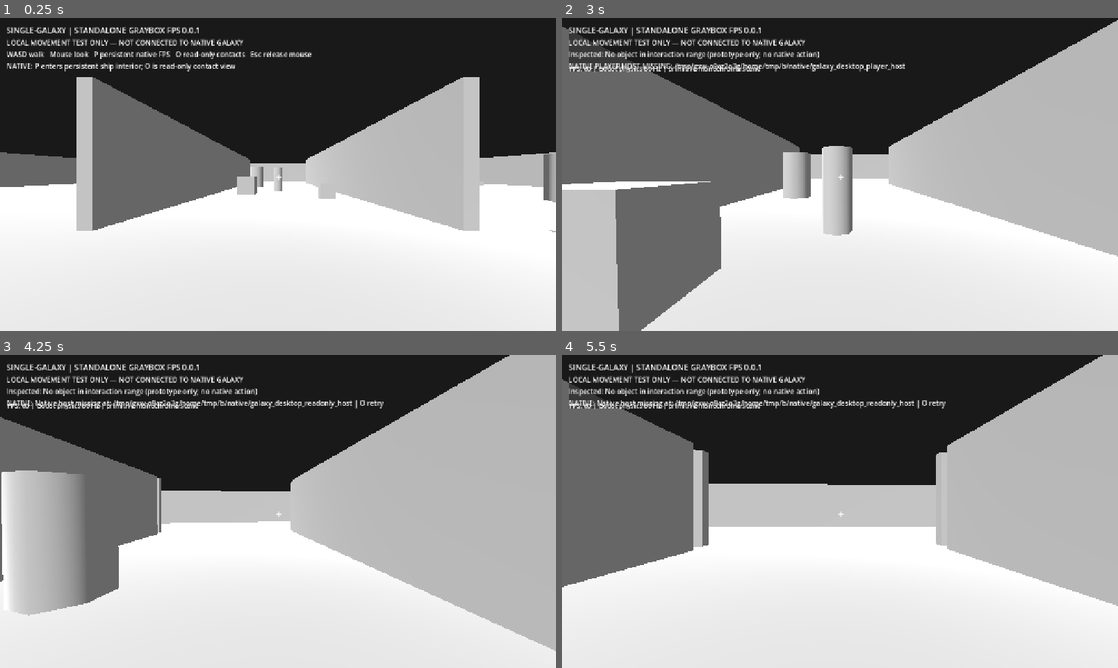
Above: before the commit, frames 1-4 (two rows, left to right).
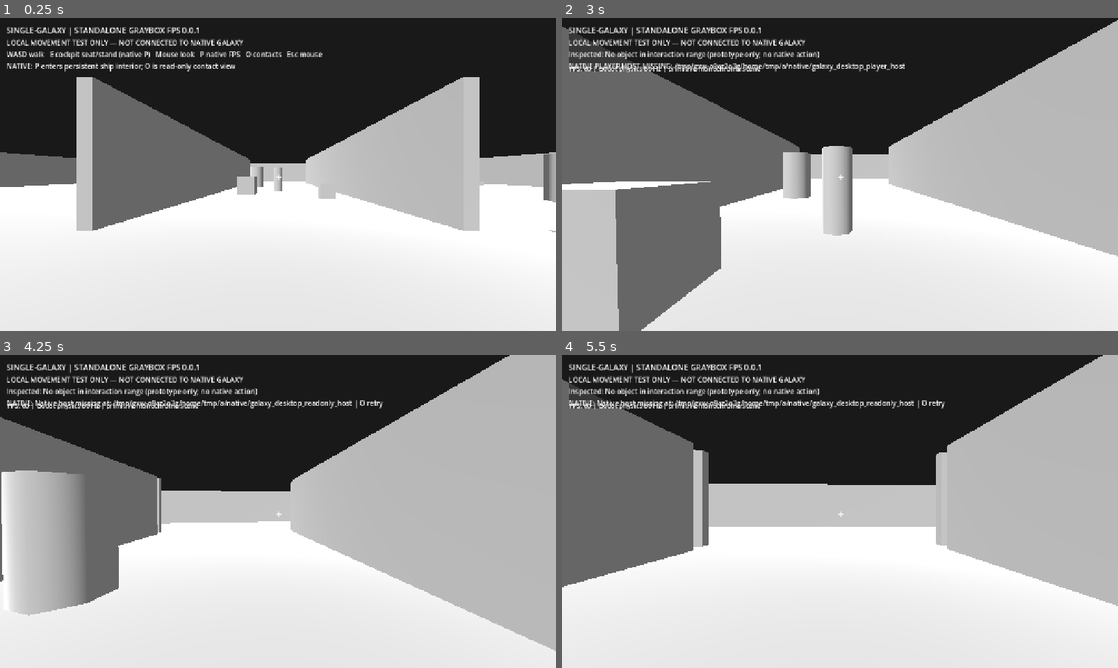
Above: after the commit, the same moments.

Repository: vjmichael/Single-galaxy
Game: Godot game, scene res://world/main.tscn
Two runs of this game, one before a commit and one after it. Both use one fixed random seed, a clock stepped at 60 frames per second and the inputs below.
Inputs (mouse positions are in pixels of both pictures, inside the frame that each line leads up to):
- Up to frame 1 (0.25 s): no input
- Up to frame 2 (3 s): tap Enter at 0.5 s; move the mouse to (867, 174) at 0.52 s; hold W (fps_forward) from 0.53 s (still down); tap E (fps_inspect) at 0.6 s; click (867, 174) at 0.67 s; tap Space (fps_jump) at 0.77, 1.52 s; move the mouse to (812, 174) at 1.27 s; tap Shift (fps_run) at 1.35 s; click (812, 174) at 1.42 s; move the mouse to (851, 168) at 2.02 s; tap B at 2.1 s; click (851, 168) at 2.17 s; move the mouse to (834, 180) at 2.77 s; tap P at 2.85 s; click (834, 180) at 2.92 s
- Up to frame 3 (4.25 s): keep holding W (fps_forward); tap Space (fps_jump) at 3.02, 3.77 s; move the mouse to (316, 514) at 3.52 s; tap O at 3.6 s; click (316, 514) at 3.67 s
- Up to frame 4 (5.5 s): keep holding W (fps_forward); move the mouse to (795, 508) at 4.27 s; tap E (fps_inspect) at 4.35 s; click (795, 508) at 4.42 s; tap Space (fps_jump) at 4.52 s; move the mouse to (845, 511) at 5.02 s; hold Shift (fps_run) from 5.03 s (still down); click (845, 511) at 5.17 s

The runs differ from the first frame. In frame 1, 0.6% of the frame differs, in the area x 9-58%, y 10-14%; in frame 2, 0.2%; in frame 3, 0.2%; in frame 4, 0.2%.

Commit message:
FP3D-03A: bind E to native-only cockpit seat intent and lock walking when seated

Diff:
--- a/desktop_godot/world/main.gd
+++ b/desktop_godot/world/main.gd
@@ -38,6 +38,7 @@
 	native_player_session.status_changed.connect(_on_native_player_status)
 	native_player_session.connection_changed.connect(_on_native_player_connection)
 	player.native_motion_intent.connect(_on_native_player_intent)
+	player.native_seat_intent.connect(_on_native_player_seat_intent)
 
 func _setup_environment() -> void:
 	var env := Environment.new()
@@ -150,7 +151,7 @@
 	subtitle.text = "LOCAL MOVEMENT TEST ONLY — NOT CONNECTED TO NATIVE GALAXY"
 	contents.add_child(subtitle)
 	status_label = Label.new()
-	status_label.text = "WASD walk   Mouse look   P persistent native FPS   O read-only contacts   Esc release mouse"
+	status_label.text = "WASD walk   E cockpit seat/stand (native P)   Mouse look   P native FPS   O contacts   Esc mouse"
 	contents.add_child(status_label)
 	native_label = Label.new()
 	native_label.text = "NATIVE: P enters persistent ship interior; O is read-only contact view"
@@ -192,6 +193,10 @@
 	if is_instance_valid(player):
 		player.use_native_authority(connected)
 
+func _on_native_player_seat_intent() -> void:
+	if native_player_session != null:
+		native_player_session.toggle_seat()
+
 func _on_native_player_intent(heading: Vector3) -> void:
 	if native_player_session != null:
 		native_player_session.submit_motion(heading)
@@ -200,6 +205,7 @@
 	# The Godot avatar is positioned from ACKNOWLEDGED native SQL state ONLY.
 	# Vertical eye/physics meshes remain placeholder until full 3D native geometry.
 	if is_instance_valid(player):
+		player.use_native_seat(bool(pose["seated"]))
 		player.global_position = Vector3(float(pose["x_mm"]) / 1000.0,
 			1.45, float(pose["z_mm"]) / 1000.0)
 
